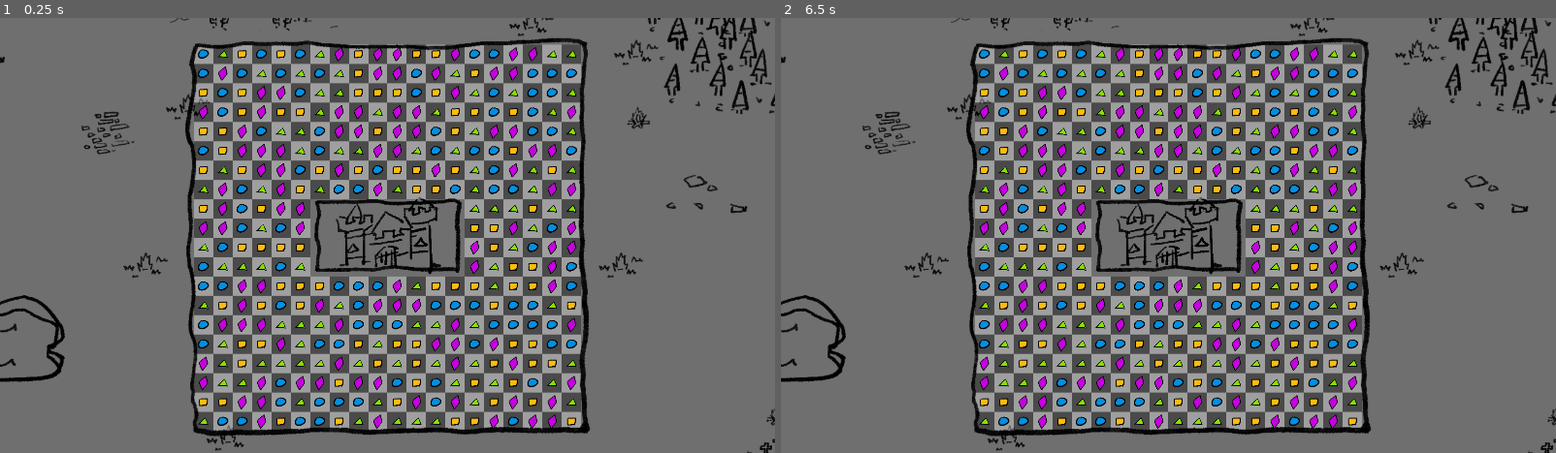
Above: before the commit, frames 1-2 (left to right).
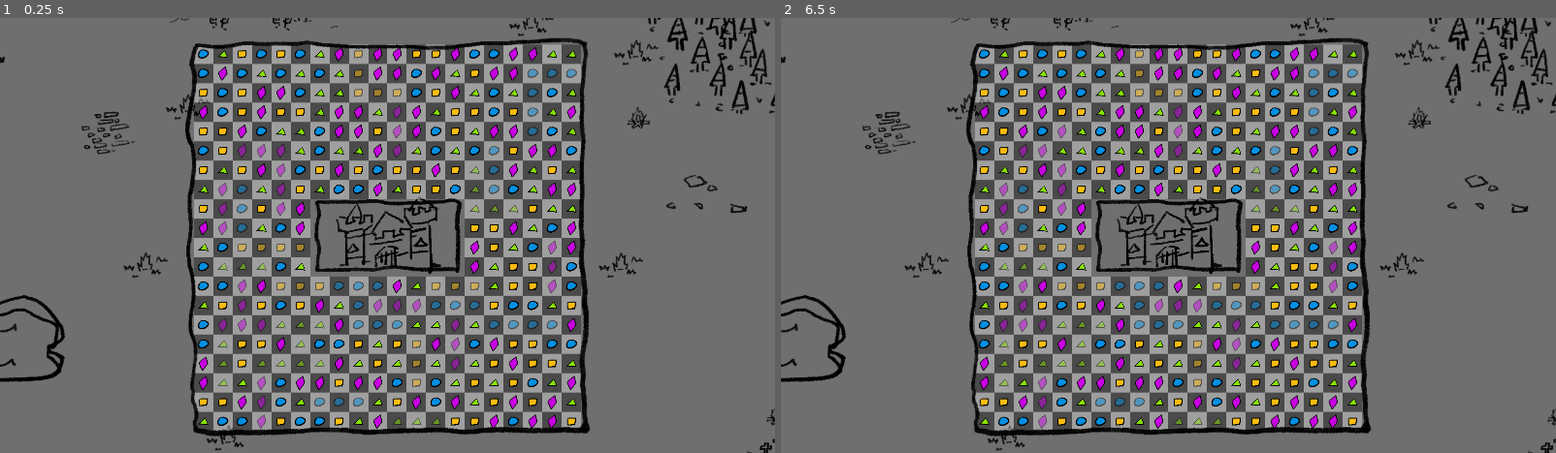
Above: after the commit, the same moments.

Repository: sdotyxz/playground_godot
Game: Godot game, scene res://puzzle_chess/level/main/main.tscn
Two runs of this game, one before a commit and one after it. Both use one fixed random seed, a clock stepped at 60 frames per second and the inputs below.
Inputs (mouse positions are in pixels of both pictures, inside the frame that each line leads up to):
- Up to frame 1 (0.25 s): no input
- Up to frame 2 (6.5 s): tap Enter at 0.5, 2, 3.5 s; move the mouse to (1339, 213) at 0.52 s; click (1339, 213) at 0.6 s; tap Space at 1.25, 2.75, 4.25 s; drag from (1013, 257) to (1129, 322) at 1.27 s; move the mouse to (1246, 139) at 2.02 s; click (1246, 139) at 2.1 s; drag from (1129, 322) to (936, 170) at 2.77 s; move the mouse to (1401, 300) at 3.52 s; click (1401, 300) at 3.6 s; drag from (936, 170) to (1052, 126) at 4.27 s; move the mouse to (1207, 235) at 5.02 s; click (1207, 235) at 5.1 s; drag from (1052, 126) to (1013, 257) at 5.77 s

The runs differ from the first frame. In frame 1, 1.9% of the frame differs, in the area x 28-75%, y 7-95%; in frame 2, 2.0%.

Commit message:
swap dot and find match

Diff:
--- a/Game/puzzle_chess/entity/dots/dot.gd
+++ b/Game/puzzle_chess/entity/dots/dot.gd
@@ -11,11 +11,16 @@
 # export dot type
 @export var dot_type : DotType = DotType.SQUARE
 
+@onready var sprite : Sprite2D = $Sprite2D
+
 # Called when the node enters the scene tree for the first time.
 func _ready():
 	pass # Replace with function body.
 
+# move dot
+func move(target_position):
+	var tween = get_tree().create_tween()
+	tween.tween_property(self, 'position', target_position, 0.2)
 
-# Called every frame. 'delta' is the elapsed time since the previous frame.
-func _process(delta):
-	pass
+func dim():
+	sprite.modulate = Color(1, 1, 1, 0.5)
--- a/Game/puzzle_chess/mecha/match3/match3grid.gd
+++ b/Game/puzzle_chess/mecha/match3/match3grid.gd
@@ -13,12 +13,23 @@
 @export var width = 20
 @export var height = 20
 
+# define start point
+var start_point = Vector2i(20, 7)
+
+# define block rect
+var block_rect = Rect2(26, 15, 8, 4)
+
 var all_dots = []
+
+var first_touch = Vector2i(0,0)
+var final_touch = Vector2i(0,0)
+var controlling = false
 
 # Called when the node enters the scene tree for the first time.
 func _ready():
 	all_dots = make_2d_array()
 	spawn_dots()
+	find_matches()
 	pass # Replace with function body.
 
 
@@ -33,17 +44,12 @@
 
 # spawn dots
 func spawn_dots():
-	# define dot start point value to 20, 7
-	var start_point = Vector2(20, 7)
-	# define block rect
-	var block_rect = Rect2(26, 15, 8, 4)
-
 	for i in width:
 		for j in height:
 			var dot = possible_dots[randi() % possible_dots.size()].instantiate()
 
 			# define dot point
-			var dot_point = start_point + Vector2(i, j)
+			var dot_point = start_point + Vector2i(i, j)
 
 			# check if the dot point is in the block rect
 			if block_rect.has_point(dot_point):
@@ -55,15 +61,111 @@
 			add_child(dot)
 			all_dots[i][j] = dot
 
+# convert grid to world position
+func grid_to_world_position(column, row):
+	var tile_map_point = start_point + Vector2(column, row)
+	return tile_map.map_to_local(tile_map_point)
+
+# convert world position to grid
+func world_position_to_grid(world_position):
+	var tile_map_point = tile_map.local_to_map(world_position)
+	return tile_map_point - start_point
+
+# check if the grid point in grid
+func is_in_grid(column, row):
+	return column >= 0 and column < width and row >= 0 and row < height
+
+# process touch input
+func touch_input():
+	var touch_position = get_global_mouse_position()
+	var grid_position = world_position_to_grid(touch_position)
+	var touch_pos_in_grid = is_in_grid(grid_position.x, grid_position.y)
+	if Input.is_action_just_pressed("ui_touch"):
+		if touch_pos_in_grid:
+			first_touch = grid_position
+			controlling = true
+	if Input.is_action_just_released("ui_touch"):
+		if touch_pos_in_grid && controlling:
+			final_touch = grid_position
+			controlling = false
+			# log first touch and final touch with comment
+			print("first touch: ", first_touch, "final touch: ", final_touch)
+			touch_diff(first_touch, final_touch)
+		pass
+	pass
+
+# swap dots
+func swap_dots(column, row, direction):
+	var first_dot = all_dots[column][row]
+	var other_dot = all_dots[column + direction.x][row + direction.y]
+	if first_dot != null && other_dot != null:
+		# todo : store info
+		# store_info(first_dot, other_dot, Vector2(column, row), direction)
+		# state = wait
+		all_dots[column][row] = other_dot
+		all_dots[column + direction.x][row + direction.y] = first_dot
+		var first_dot_position = first_dot.position
+		var other_dot_position = other_dot.position
+		first_dot.move(other_dot_position)
+		other_dot.move(first_dot_position)
+		find_matches()
+		# if !move_checked:
+		# 	find_matches()
+
+# handle touch diffence
+func touch_diff(grid_1, grid_2):
+	var diff = grid_2 - grid_1
+	# if diff abs x > abs y
+	if abs(diff.x) > abs(diff.y):
+		if diff.x > 0:
+			swap_dots(grid_1.x, grid_1.y, Vector2i(1, 0))
+		elif diff.x < 0:
+			swap_dots(grid_1.x, grid_1.y, Vector2i(-1, 0))
+	elif abs(diff.x) < abs(diff.y):
+		if diff.y > 0:
+			swap_dots(grid_1.x, grid_1.y, Vector2i(0, 1))
+		elif diff.y < 0:
+			swap_dots(grid_1.x, grid_1.y, Vector2i(0, -1))
+
 # Called every frame. 'delta' is the elapsed time since the previous frame.
 func _process(delta):
 	touch_input()
 	pass
 
-# process touch input
-func touch_input():
-	if Input.is_action_just_pressed("ui_touch"):
-		pass
-	if Input.is_action_just_released("ui_touch"):
-		pass
+# check grid dot is null
+func is_grid_null(column, row):
+	return all_dots[column][row] == null
+
+func find_matches():
+	for i in width:
+		for j in height:
+			var target_dot = all_dots[i][j]
+			# if the dot is null continue
+			if target_dot == null:
+				continue
+			var target_dot_type = target_dot.dot_type
+			if i > 0 && i < width -1:
+				# get dot in i - 1, j and i + 1, j
+				var left_dot = all_dots[i - 1][j]
+				var right_dot = all_dots[i + 1][j]
+
+				# if left dot and right dot is not null and the dot type is the same
+				var valid_left_right = left_dot != null && right_dot != null
+				if valid_left_right && left_dot.dot_type == target_dot_type && right_dot.dot_type == target_dot_type:
+					match_and_dim_dots([left_dot, target_dot, right_dot])
+			if j > 0 && j < height -1:
+				# get dot in i, j - 1 and i, j + 1
+				var up_dot = all_dots[i][j - 1]
+				var down_dot = all_dots[i][j + 1]
+
+				# if up dot and down dot is not null and the dot type is the same
+				var valid_up_down = up_dot != null && down_dot != null
+				if valid_up_down && up_dot.dot_type == target_dot_type && down_dot.dot_type == target_dot_type:
+					match_and_dim_dots([up_dot, target_dot, down_dot])
+
+# match and dim dots
+func match_and_dim_dots(dot_array):
+	# dim dots
+	for dot in dot_array:
+		dot.dim()
 	pass
